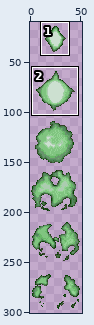
Sprite sheet: Project/Game/graphics/neutral/missiles/pdriphit.png. Above, an overview of the earlier version with the close-up marked.
Close-up. Before:
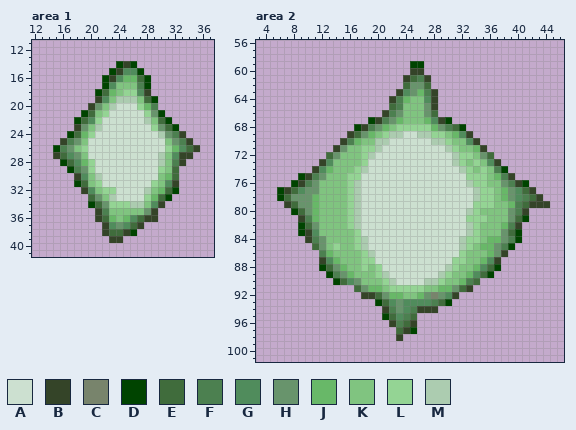
The file is 52x312 pixels. Colours within 5 levels of each other are drawn and written as one. Shown: area 1: x 12..37, y 11..41; area 2: x 3..46, y 56..101. The wide view leaves out empty margins. The commit also changed other parts of the picture, which this record leaves out.
Palette (. is transparent): A #cce0d0  B #344428  C #78846c  D #004400  E #406c3c  F #4c8050  G #508c5c  H #68946c  J #68b868  K #80c480  L #94d494  M #acccb0
New version:
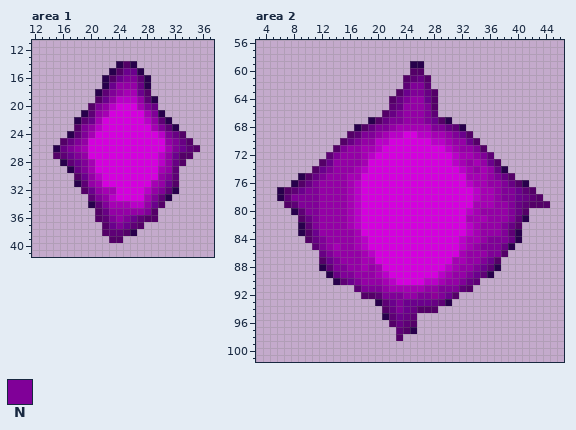
Colours new in this view: N #800098
The edit:
@@ palette @@
-A #cce0d0
+A #d400de
-B #344428
+B #540068
-C #78846c
+C #8d0098
-D #004400
+D #28004c
-E #406c3c
+E #5e0076
-F #4c8050
+F #680084
-G #508c5c
+G #6b008d
-K #80c480
+K #9400a6
-L #94d494
+L #a500b4
-M #acccb0
+M #b900c8
--- area 1
@@ x 12..37 @@
 15 ...........DBGGD..........
-16 ..........DBGJJED.........
+16 ..........DBGNNED.........
 17 ..........DGKKKFD.........
-18 .........DEJKLLGB.........
+18 .........DENKLLGB.........
 19 .........BGKMMMKED........
-20 ........BHKMAAALJF........
-21 .......DEKLAAAAALHD.......
+20 ........BNKMAAALNF........
+21 .......DEKLAAAAALND.......
 22 ......DEGLAAAAAAMKED......
-23 ......BHKMAAAAAAALHED.....
-24 .....DEJLAAAAAAAAAMHFB....
-25 ....BFHKAAAAAAAAAAAKHFB...
-26 ...DFHKLAAAAAAAAAAALJGEB..
-27 ...BEGHKAAAAAAAAAAMKGBB...
-28 ....DEGJLAAAAAAAAAMKFB....
-29 .....DFHLAAAAAAAAALKE.....
-30 ......BGKMAAAAAAAAKJE.....
+23 ......BNKMAAAAAAALNED.....
+24 .....DENLAAAAAAAAAMNFB....
+25 ....BFNKAAAAAAAAAAAKNFB...
+26 ...DFNKLAAAAAAAAAAALNGEB..
+27 ...BEGNKAAAAAAAAAAMKGBB...
+28 ....DEGNLAAAAAAAAAMKFB....
+29 .....DFNLAAAAAAAAALKE.....
+30 ......BGKMAAAAAAAAKNE.....
 31 ......DEKLAAAAAAALKGB.....
-32 .......BGKLLAAAAMKJED.....
-33 ........EHKMAAAALJED......
-34 ........DEHLLLMMKGB.......
-35 .........BFKKKKKHB........
-36 .........BEJKJGEBB........
-37 ..........BGHGEB..........
+32 .......BGKLLAAAAMKNED.....
+33 ........ENKMAAAALNED......
+34 ........DENLLLMMKGB.......
+35 .........BFKKKKKNB........
+36 .........BENKNGEBB........
+37 ..........BGNGEB..........
 38 ..........BEEBD...........
--- area 2
@@ x 3..46 @@
  61 .....................BEFB...................
- 62 .....................EHHE...................
- 63 ....................BGHJFB..................
- 64 ...................BFJKKGB..................
- 65 ...................EFKKKHB..................
- 66 ..................BFHKKKHE..................
- 67 ................DBFHJKKKJGBD................
- 68 ..............DBFHJKLLLLLJHFED..............
- 69 .............BEHJKLMMAAMMLLKJGB.............
- 70 ............BFJKKMMAAAAAAMMLKKGB............
- 71 ...........BHKKLLMAAAAAAAAAMLKKJB...........
- 72 ..........EHKKKLMAAAAAAAAAAAMLLKHE..........
+ 62 .....................ENNE...................
+ 63 ....................BGNNFB..................
+ 64 ...................BFNKKGB..................
+ 65 ...................EFKKKNB..................
+ 66 ..................BFNKKKNE..................
+ 67 ................DBFNNKKKNGBD................
+ 68 ..............DBFNNKLLLLLNNFED..............
+ 69 .............BENNKLMMAAMMLLKNGB.............
+ 70 ............BFNKKMMAAAAAAMMLKKGB............
+ 71 ...........BNKKLLMAAAAAAAAAMLKKNB...........
+ 72 ..........ENKKKLMAAAAAAAAAAAMLLKNE..........
  73 .........BGKKKKLAAAAAAAAAAAAMLKLKGB.........
- 74 ........BGJKKKLMAAAAAAAAAAAAAMLKLKFD........
- 75 ......DBFHKKKLLAAAAAAAAAAAAAAALLLKJFB.......
- 76 .....DBFHKKKKLMAAAAAAAAAAAAAAAMLLKKHFBD.....
- 77 ...DBEGHHKKKKLMAAAAAAAAAAAAAAAAMLLKJHGEB....
- 78 ...DEHHHJKKKKLMAAAAAAAAAAAAAAAAMLLKJHGFEB...
- 79 ....BEHHJKKKKLMAAAAAAAAAAAAAAAALLLKKJFEBBB..
- 80 .....DEHJKKKKLMAAAAAAAAAAAAAAAMLKKKKHFB.....
- 81 ......BFJKKKKLMAAAAAAAAAAAAAAALLLKKKHED.....
- 82 ......DEHKKKKLMAAAAAAAAAAAAAAAMLKKKJFB......
- 83 ......DBGKKKKKLAAAAAAAAAAAAAAAMLKKKHED......
- 84 .......BFHKKKKLMAAAAAAAAAAAAAMLLKJJHFD......
- 85 ........EHKLKKLMAAAAAAAAAAAAAMLKJJHFD.......
- 86 .........FJKKKKLMAAAAAAAAAAAALKKKJHB........
- 87 .........BGJKKKLLAAAAAAAAAAALLKKJGB.........
- 88 .........DEHJKKLKLAAAAAAAAAMLKKJGED.........
- 89 ..........DFHJKKKLMAAAAAAAMLKKJGED..........
- 90 ...........DEGHKKKLMAAAAMMLKKJFE............
- 91 ..............EHJJKLLLLLKKJJHEB.............
- 92 ...............BBEHJJKKJHCHGB...............
- 93 .................DEGHGGGGFED................
- 94 ..................BFHGFBBB..................
+ 74 ........BGNKKKLMAAAAAAAAAAAAAMLKLKFD........
+ 75 ......DBFNKKKLLAAAAAAAAAAAAAAALLLKNFB.......
+ 76 .....DBFNKKKKLMAAAAAAAAAAAAAAAMLLKKNFBD.....
+ 77 ...DBEGNNKKKKLMAAAAAAAAAAAAAAAAMLLKNNGEB....
+ 78 ...DENNNNKKKKLMAAAAAAAAAAAAAAAAMLLKNNGFEB...
+ 79 ....BENNNKKKKLMAAAAAAAAAAAAAAAALLLKKNFEBBB..
+ 80 .....DENNKKKKLMAAAAAAAAAAAAAAAMLKKKKNFB.....
+ 81 ......BFNKKKKLMAAAAAAAAAAAAAAALLLKKKNED.....
+ 82 ......DENKKKKLMAAAAAAAAAAAAAAAMLKKKNFB......
+ 83 ......DBGKKKKKLAAAAAAAAAAAAAAAMLKKKNED......
+ 84 .......BFNKKKKLMAAAAAAAAAAAAAMLLKNNNFD......
+ 85 ........ENKLKKLMAAAAAAAAAAAAAMLKNNNFD.......
+ 86 .........FNKKKKLMAAAAAAAAAAAALKKKNNB........
+ 87 .........BGNKKKLLAAAAAAAAAAALLKKNGB.........
+ 88 .........DENNKKLKLAAAAAAAAAMLKKNGED.........
+ 89 ..........DFNNKKKLMAAAAAAAMLKKNGED..........
+ 90 ...........DEGNKKKLMAAAAMMLKKNFE............
+ 91 ..............ENNNKLLLLLKKNNNEB.............
+ 92 ...............BBENNNKKNNCNGB...............
+ 93 .................DEGNGGGGFED................
+ 94 ..................BFNGFBBB..................
  95 ..................DEGFE.....................
Changed places in both close-ups, as pixel boxes (x1, y1, x2, y2):
changed: (53, 61, 200, 243)
changed: (277, 61, 550, 341)
